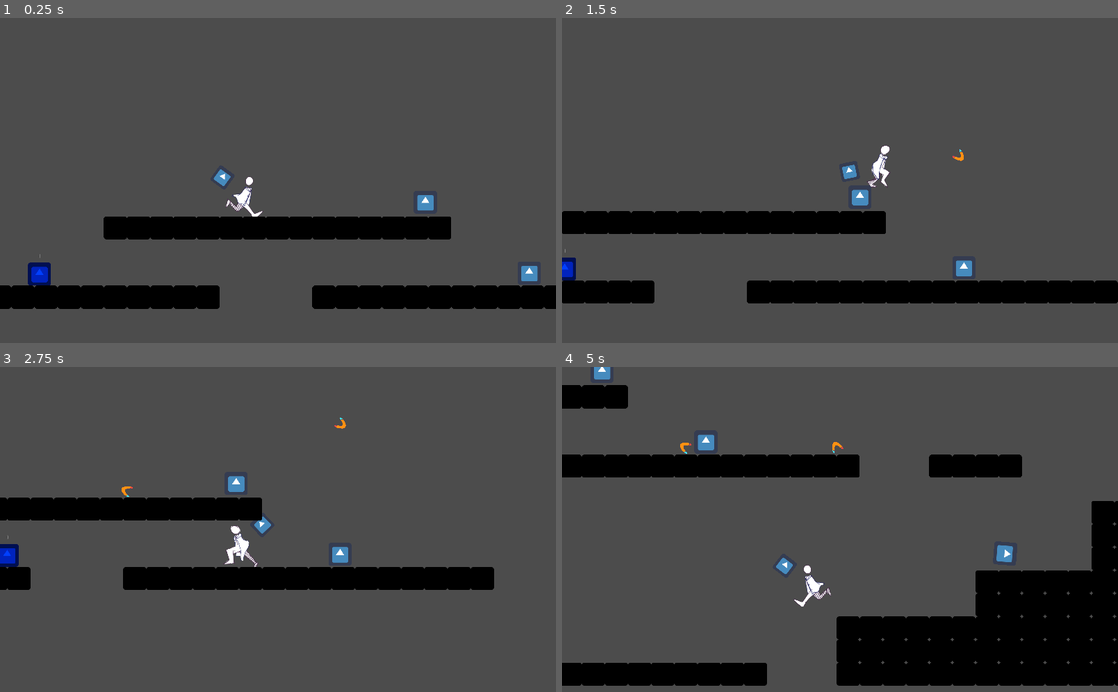
Above: before the commit, frames 1-4 (two rows, left to right).
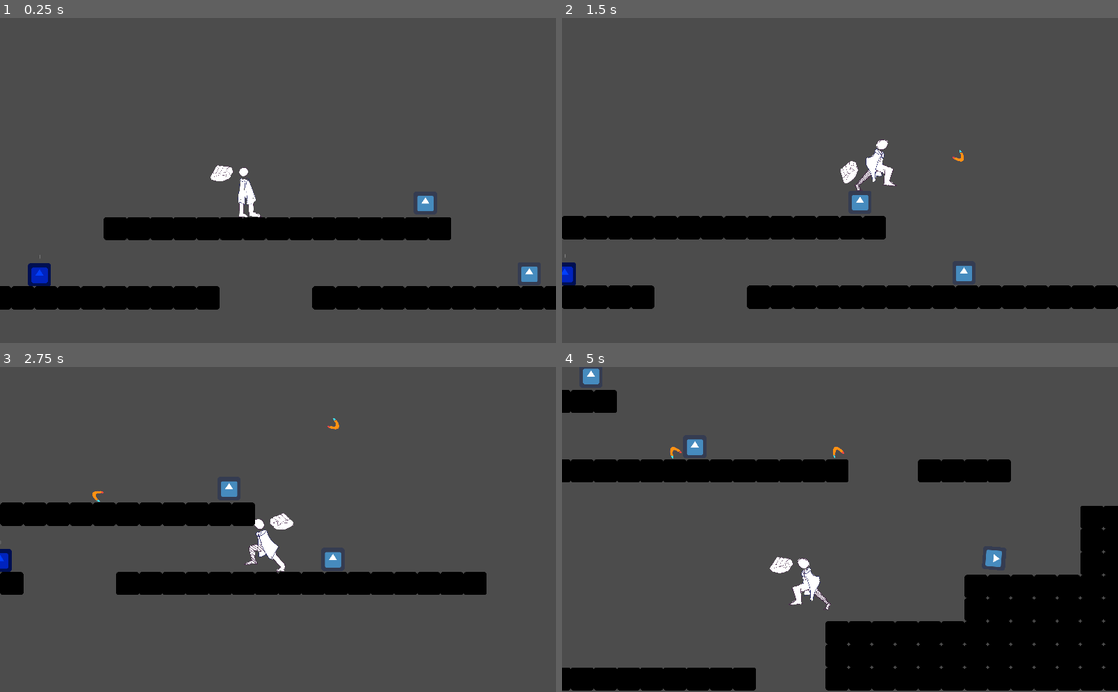
Above: after the commit, the same moments.

Repository: dodo3142/WinterGameJam
Game: Godot game, scene res://Scenes/TestLevel.tscn
The game is run twice, just before and just after one commit, with the same random seed, the same clock (stepped at 60 frames per second) and the same inputs. The engine's default icon, where the game draws it, is replaced by a stand-in: a white triangle on a blue panel in a dark square.
Inputs (mouse positions are in pixels of both pictures, inside the frame that each line leads up to):
- Up to frame 1 (0.25 s): no input
- Up to frame 2 (1.5 s): move the mouse to (962, 164) at 0.52 s; hold Right (Right) from 0.53 s (still down); tap X (Attack) at 0.6 s; tap Z (Jump) at 0.77 s; right-click (962, 164) at 0.8 s; move the mouse to (728, 196) at 1.27 s; right-click (728, 196) at 1.35 s
- Up to frame 3 (2.75 s): tap Z (Jump) at 1.52 s; tap X (Attack) at 1.55, 2.1 s; move the mouse to (333, 458) at 2.02 s; release Right (Right) at 2.03 s; hold Left (Left) from 2.03 s (still down); right-click (333, 458) at 2.3 s
- Up to frame 4 (5 s): move the mouse to (812, 594) at 2.77 s; release Left (Left) at 2.78 s; hold Right (Right) 2.78-4.28 s; right-click (812, 594) at 2.85 s; tap Z (Jump) at 3.02, 3.77, 4.52 s; tap X (Attack) at 3.05, 3.6, 4.55 s; move the mouse to (1006, 578) at 3.52 s; right-click (1006, 578) at 3.8 s; move the mouse to (673, 480) at 4.27 s; hold Left (Left) from 4.28 s (still down); right-click (673, 480) at 4.35 s

The runs differ from the first frame. In frame 1, 1.2% of the frame differs, in the area x 0-100%, y 45-90%; in frame 2, 5.4%; in frame 3, 5.4%; in frame 4, 8.1%, in the area x 0-100%, y 0-100%.

Commit message:
animations

Diff:
--- a/WinterGameJam/Scenes/Player.tscn
+++ b/WinterGameJam/Scenes/Player.tscn
@@ -1,56 +1,302 @@
-[gd_scene load_steps=12 format=2]
-
-[ext_resource path="res://Assets/Protag Sprite Sheet(1).png" type="Texture" id=1]
+[gd_scene load_steps=62 format=2]
+
+[ext_resource path="res://Assets/Protag Sprite Sheet(2).png" type="Texture" id=1]
 [ext_resource path="res://Scripts/Player.gd" type="Script" id=2]
 [ext_resource path="res://Scripts/PlayerCamera.gd" type="Script" id=3]
-[ext_resource path="res://icon.png" type="Texture" id=4]
+[ext_resource path="res://Assets/Hand Sprite Sheet.png" type="Texture" id=4]
 [ext_resource path="res://Scripts/Hand.gd" type="Script" id=5]
+
+[sub_resource type="AtlasTexture" id=9]
+flags = 4
+atlas = ExtResource( 1 )
+region = Rect2( 0, 0, 1000, 1000 )
+
+[sub_resource type="AtlasTexture" id=10]
+flags = 4
+atlas = ExtResource( 1 )
+region = Rect2( 1000, 0, 1000, 1000 )
+
+[sub_resource type="AtlasTexture" id=11]
+flags = 4
+atlas = ExtResource( 1 )
+region = Rect2( 2000, 0, 1000, 1000 )
+
+[sub_resource type="AtlasTexture" id=12]
+flags = 4
+atlas = ExtResource( 1 )
+region = Rect2( 3000, 0, 1000, 1000 )
+
+[sub_resource type="AtlasTexture" id=13]
+flags = 4
+atlas = ExtResource( 1 )
+region = Rect2( 0, 1000, 1000, 1000 )
+
+[sub_resource type="AtlasTexture" id=14]
+flags = 4
+atlas = ExtResource( 1 )
+region = Rect2( 1000, 1000, 1000, 1000 )
+
+[sub_resource type="AtlasTexture" id=15]
+flags = 4
+atlas = ExtResource( 1 )
+region = Rect2( 2000, 1000, 1000, 1000 )
+
+[sub_resource type="AtlasTexture" id=16]
+flags = 4
+atlas = ExtResource( 1 )
+region = Rect2( 3000, 1000, 1000, 1000 )
+
+[sub_resource type="AtlasTexture" id=17]
+flags = 4
+atlas = ExtResource( 1 )
+region = Rect2( 0, 2000, 1000, 1000 )
+
+[sub_resource type="AtlasTexture" id=18]
+flags = 4
+atlas = ExtResource( 1 )
+region = Rect2( 1000, 2000, 1000, 1000 )
+
+[sub_resource type="AtlasTexture" id=19]
+flags = 4
+atlas = ExtResource( 1 )
+region = Rect2( 2000, 2000, 1000, 1000 )
+
+[sub_resource type="AtlasTexture" id=20]
+flags = 4
+atlas = ExtResource( 1 )
+region = Rect2( 3000, 2000, 1000, 1000 )
+
+[sub_resource type="AtlasTexture" id=21]
+flags = 4
+atlas = ExtResource( 1 )
+region = Rect2( 0, 3000, 1000, 1000 )
+
+[sub_resource type="AtlasTexture" id=22]
+flags = 4
+atlas = ExtResource( 1 )
+region = Rect2( 1000, 3000, 1000, 1000 )
+
+[sub_resource type="AtlasTexture" id=23]
+flags = 4
+atlas = ExtResource( 1 )
+region = Rect2( 2000, 3000, 1000, 1000 )
+
+[sub_resource type="AtlasTexture" id=24]
+flags = 4
+atlas = ExtResource( 1 )
+region = Rect2( 3000, 3000, 1000, 1000 )
+
+[sub_resource type="AtlasTexture" id=25]
+flags = 4
+atlas = ExtResource( 1 )
+region = Rect2( 0, 4000, 1000, 1000 )
+
+[sub_resource type="AtlasTexture" id=26]
+flags = 4
+atlas = ExtResource( 1 )
+region = Rect2( 1000, 4000, 1000, 1000 )
+
+[sub_resource type="AtlasTexture" id=27]
+flags = 4
+atlas = ExtResource( 1 )
+region = Rect2( 2000, 4000, 1000, 1000 )
+
+[sub_resource type="AtlasTexture" id=28]
+flags = 4
+atlas = ExtResource( 1 )
+region = Rect2( 3000, 4000, 1000, 1000 )
+
+[sub_resource type="AtlasTexture" id=29]
+flags = 4
+atlas = ExtResource( 1 )
+region = Rect2( 0, 5000, 1000, 1000 )
+
+[sub_resource type="AtlasTexture" id=30]
+flags = 4
+atlas = ExtResource( 1 )
+region = Rect2( 1000, 5000, 1000, 1000 )
+
+[sub_resource type="AtlasTexture" id=31]
+flags = 4
+atlas = ExtResource( 1 )
+region = Rect2( 2000, 5000, 1000, 1000 )
+
+[sub_resource type="AtlasTexture" id=32]
+flags = 4
+atlas = ExtResource( 1 )
+region = Rect2( 3000, 5000, 1000, 1000 )
+
+[sub_resource type="AtlasTexture" id=33]
+flags = 4
+atlas = ExtResource( 1 )
+region = Rect2( 0, 6000, 1000, 1000 )
+
+[sub_resource type="AtlasTexture" id=34]
+flags = 4
+atlas = ExtResource( 1 )
+region = Rect2( 1000, 6000, 1000, 1000 )
+
+[sub_resource type="AtlasTexture" id=35]
+flags = 4
+atlas = ExtResource( 1 )
+region = Rect2( 2000, 6000, 1000, 1000 )
+
+[sub_resource type="AtlasTexture" id=36]
+flags = 4
+atlas = ExtResource( 1 )
+region = Rect2( 3000, 6000, 1000, 1000 )
+
+[sub_resource type="AtlasTexture" id=37]
+flags = 4
+atlas = ExtResource( 1 )
+region = Rect2( 0, 7000, 1000, 1000 )
+
+[sub_resource type="AtlasTexture" id=38]
+flags = 4
+atlas = ExtResource( 1 )
+region = Rect2( 1000, 7000, 1000, 1000 )
+
+[sub_resource type="AtlasTexture" id=39]
+flags = 4
+atlas = ExtResource( 1 )
+region = Rect2( 2000, 7000, 1000, 1000 )
+
+[sub_resource type="AtlasTexture" id=40]
+flags = 4
+atlas = ExtResource( 1 )
+region = Rect2( 3000, 7000, 1000, 1000 )
+
+[sub_resource type="SpriteFrames" id=41]
+animations = [ {
+"frames": [ SubResource( 9 ), SubResource( 10 ), SubResource( 11 ), SubResource( 12 ), SubResource( 13 ), SubResource( 14 ), SubResource( 15 ), SubResource( 16 ), SubResource( 17 ), SubResource( 18 ), SubResource( 19 ), SubResource( 20 ), SubResource( 21 ), SubResource( 22 ), SubResource( 23 ), SubResource( 24 ), SubResource( 25 ), SubResource( 26 ), SubResource( 27 ), SubResource( 28 ) ],
+"loop": true,
+"name": "Idle",
+"speed": 24.0
+}, {
+"frames": [ SubResource( 29 ), SubResource( 30 ), SubResource( 31 ), SubResource( 32 ), SubResource( 33 ), SubResource( 34 ), SubResource( 35 ), SubResource( 36 ), SubResource( 37 ), SubResource( 38 ), SubResource( 39 ), SubResource( 40 ) ],
+"loop": true,
+"name": "Running",
+"speed": 24.0
+} ]
+
+[sub_resource type="AtlasTexture" id=42]
+flags = 4
+atlas = ExtResource( 4 )
+region = Rect2( 2000, 3000, 1000, 1000 )
+
+[sub_resource type="AtlasTexture" id=43]
+flags = 4
+atlas = ExtResource( 4 )
+region = Rect2( 3000, 3000, 1000, 1000 )
+
+[sub_resource type="AtlasTexture" id=44]
+flags = 4
+atlas = ExtResource( 4 )
+region = Rect2( 0, 4000, 1000, 1000 )
+
+[sub_resource type="AtlasTexture" id=45]
+flags = 4
+atlas = ExtResource( 4 )
+region = Rect2( 1000, 4000, 1000, 1000 )
+
+[sub_resource type="AtlasTexture" id=46]
+flags = 4
+atlas = ExtResource( 4 )
+region = Rect2( 2000, 4000, 1000, 1000 )
+
+[sub_resource type="AtlasTexture" id=47]
+flags = 4
+atlas = ExtResource( 4 )
+region = Rect2( 3000, 4000, 1000, 1000 )
+
+[sub_resource type="AtlasTexture" id=48]
+flags = 4
+atlas = ExtResource( 4 )
+region = Rect2( 0, 5000, 1000, 1000 )
+
+[sub_resource type="AtlasTexture" id=49]
+flags = 4
+atlas = ExtResource( 4 )
+region = Rect2( 1000, 5000, 1000, 1000 )
+
+[sub_resource type="AtlasTexture" id=50]
+flags = 4
+atlas = ExtResource( 4 )
+region = Rect2( 2000, 5000, 1000, 1000 )
+
+[sub_resource type="AtlasTexture" id=51]
+flags = 4
+atlas = ExtResource( 4 )
+region = Rect2( 3000, 5000, 1000, 1000 )
+
+[sub_resource type="AtlasTexture" id=57]
+flags = 4
+atlas = ExtResource( 4 )
+region = Rect2( 1000, 1000, 1000, 1000 )
+
+[sub_resource type="AtlasTexture" id=58]
+flags = 4
+atlas = ExtResource( 4 )
+region = Rect2( 2000, 1000, 1000, 1000 )
+
+[sub_resource type="AtlasTexture" id=59]
+flags = 4
+atlas = ExtResource( 4 )
+region = Rect2( 3000, 1000, 1000, 1000 )
+
+[sub_resource type="AtlasTexture" id=60]
+flags = 4
+atlas = ExtResource( 4 )
+region = Rect2( 0, 2000, 1000, 1000 )
+
+[sub_resource type="AtlasTexture" id=61]
+flags = 4
+atlas = ExtResource( 4 )
+region = Rect2( 1000, 2000, 1000, 1000 )
+
+[sub_resource type="AtlasTexture" id=62]
+flags = 4
+atlas = ExtResource( 4 )
+region = Rect2( 2000, 2000, 1000, 1000 )
+
+[sub_resource type="AtlasTexture" id=63]
+flags = 4
+atlas = ExtResource( 4 )
+region = Rect2( 3000, 2000, 1000, 1000 )
+
+[sub_resource type="AtlasTexture" id=64]
+flags = 4
+atlas = ExtResource( 4 )
+region = Rect2( 0, 3000, 1000, 1000 )
+
+[sub_resource type="AtlasTexture" id=65]
+flags = 4
+atlas = ExtResource( 4 )
+region = Rect2( 1000, 3000, 1000, 1000 )
+
+[sub_resource type="SpriteFrames" id=66]
+animations = [ {
+"frames": [ SubResource( 42 ), SubResource( 43 ), SubResource( 44 ), SubResource( 45 ), SubResource( 46 ), SubResource( 47 ), SubResource( 48 ), SubResource( 49 ), SubResource( 50 ), SubResource( 51 ) ],
+"loop": false,
+"name": "Catch",
+"speed": 24.0
+}, {
+"frames": [ SubResource( 57 ), SubResource( 58 ), SubResource( 59 ), SubResource( 60 ), SubResource( 61 ), SubResource( 62 ), SubResource( 63 ), SubResource( 64 ), SubResource( 65 ) ],
+"loop": false,
+"name": "Throw",
+"speed": 24.0
+} ]
 
 [sub_resource type="CircleShape2D" id=8]
 radius = 35.0223
 
 [sub_resource type="CapsuleShape2D" id=3]
-radius = 18.0
-height = 78.0
+radius = 21.0
+height = 98.0
 
 [sub_resource type="CapsuleShape2D" id=7]
-radius = 17.0
-height = 76.0
-
-[sub_resource type="Animation" id=4]
-resource_name = "Idle"
-
-[sub_resource type="Animation" id=5]
-length = 0.001
-tracks/0/type = "value"
-tracks/0/path = NodePath("PlayerSprite:frame")
-tracks/0/interp = 1
-tracks/0/loop_wrap = true
-tracks/0/imported = false
-tracks/0/enabled = true
-tracks/0/keys = {
-"times": PoolRealArray( 0 ),
-"transitions": PoolRealArray( 1 ),
-"update": 0,
-"values": [ 0 ]
-}
-
-[sub_resource type="Animation" id=6]
-resource_name = "Running"
-length = 1.1
-loop = true
-tracks/0/type = "value"
-tracks/0/path = NodePath("PlayerSprite:frame")
-tracks/0/interp = 1
-tracks/0/loop_wrap = true
-tracks/0/imported = false
-tracks/0/enabled = true
-tracks/0/keys = {
-"times": PoolRealArray( 0, 0.1, 0.2, 0.3, 0.4, 0.5, 0.6, 0.7, 0.8, 0.9, 1 ),
-"transitions": PoolRealArray( 1, 1, 1, 1, 1, 1, 1, 1, 1, 1, 1 ),
-"update": 1,
-"values": [ 0, 1, 2, 3, 4, 5, 6, 7, 8, 9, 10 ]
-}
+radius = 19.0
+height = 100.0
 
 [node name="Player" type="KinematicBody2D" groups=["Player"]]
 collision_mask = 8
@@ -59,16 +305,42 @@
 JumpForce = -1000
 BoomerangCount = 3
 
-[node name="PlayerSprite" type="Sprite" parent="."]
-scale = Vector2( 0.5, 0.5 )
-texture = ExtResource( 1 )
-hframes = 4
-vframes = 8
-region_rect = Rect2( 0, 0, 76.1723, 46.8356 )
+[node name="PlayerSprite" type="AnimatedSprite" parent="."]
+scale = Vector2( 0.15, 0.15 )
+frames = SubResource( 41 )
+animation = "Idle"
+
+[node name="Hand" type="Position2D" parent="PlayerSprite"]
+scale = Vector2( 6.66667, 6.66667 )
+script = ExtResource( 5 )
+
+[node name="HandSprite" type="AnimatedSprite" parent="PlayerSprite/Hand"]
+position = Vector2( 85, 0 )
+scale = Vector2( 0.1, 0.1 )
+frames = SubResource( 66 )
+animation = "Catch"
+frame = 9
+playing = true
+
+[node name="HandHitBox" type="Area2D" parent="PlayerSprite/Hand/HandSprite" groups=["Player"]]
+position = Vector2( 0, 10 )
+scale = Vector2( 8, 8 )
+
+[node name="CollisionShape2D" type="CollisionShape2D" parent="PlayerSprite/Hand/HandSprite/HandHitBox"]
+shape = SubResource( 8 )
+
+[node name="CatchHitBox" type="Area2D" parent="PlayerSprite/Hand/HandSprite" groups=["Catch"]]
+position = Vector2( 0, 10 )
+scale = Vector2( 8, 8 )
+
+[node name="CollisionShape2D" type="CollisionShape2D" parent="PlayerSprite/Hand/HandSprite/CatchHitBox"]
+modulate = Color( 0.00784314, 0.976471, 0, 1 )
+shape = SubResource( 8 )
+disabled = true
 
 [node name="Camera2D" type="Camera2D" parent="PlayerSprite"]
-position = Vector2( 170, 2 )
-scale = Vector2( 2, 2 )
+position = Vector2( 566.667, 6.66667 )
+scale = Vector2( 6.66667, 6.66667 )
 current = true
 zoom = Vector2( 1.5, 1.5 )
 process_mode = 0
@@ -82,30 +354,9 @@
 editor_draw_drag_margin = true
 script = ExtResource( 3 )
 
-[node name="Hand" type="Position2D" parent="PlayerSprite"]
-scale = Vector2( 2, 2 )
-script = ExtResource( 5 )
-
-[node name="HandSprite" type="Sprite" parent="PlayerSprite/Hand"]
-position = Vector2( 85, 1 )
-scale = Vector2( 0.8, 0.8 )
-texture = ExtResource( 4 )
-
-[node name="HandHitBox" type="Area2D" parent="PlayerSprite/Hand/HandSprite" groups=["Player"]]
-
-[node name="CollisionShape2D" type="CollisionShape2D" parent="PlayerSprite/Hand/HandSprite/HandHitBox"]
-shape = SubResource( 8 )
-
-[node name="CatchHitBox" type="Area2D" parent="PlayerSprite/Hand/HandSprite" groups=["Catch"]]
-
-[node name="CollisionShape2D" type="CollisionShape2D" parent="PlayerSprite/Hand/HandSprite/CatchHitBox"]
-modulate = Color( 0.00784314, 0.976471, 0, 1 )
-shape = SubResource( 8 )
-disabled = true
-
 [node name="CollisionShape2D" type="CollisionShape2D" parent="."]
-visible = false
 modulate = Color( 0, 1, 0.858824, 1 )
+position = Vector2( 0, 1 )
 shape = SubResource( 3 )
 
 [node name="CoyoteTimer" type="Timer" parent="."]
@@ -121,16 +372,11 @@
 one_shot = true
 
 [node name="PlayerHitBox" type="Area2D" parent="." groups=["Player"]]
-visible = false
 
 [node name="CollisionShape2D" type="CollisionShape2D" parent="PlayerHitBox"]
 modulate = Color( 0, 1, 0.180392, 1 )
+position = Vector2( 0, 1 )
 shape = SubResource( 7 )
-
-[node name="AnimationPlayer" type="AnimationPlayer" parent="."]
-anims/Idle = SubResource( 4 )
-anims/RESET = SubResource( 5 )
-anims/Running = SubResource( 6 )
 
 [connection signal="Grounded_Update" from="." to="PlayerSprite/Camera2D" method="_on_Player_Grounded_Update"]
 [connection signal="timeout" from="CoyoteTimer" to="." method="_on_CoyoteTimer_timeout"]
--- a/WinterGameJam/Scripts/Player.gd
+++ b/WinterGameJam/Scripts/Player.gd
@@ -29,7 +29,6 @@
 onready var CoyoteJump = $CoyoteTimer
 onready var JumpBuffring = $JumpBuffring
 onready var CatchTimer = $CatchTimer
-onready var Anim = $AnimationPlayer
 onready var Hand = $PlayerSprite/Hand/HandSprite
 onready var CatchBox = $PlayerSprite/Hand/HandSprite/CatchHitBox/CollisionShape2D
 onready var Boomerang = preload("res://Scenes/boomerang.tscn")
@@ -71,10 +70,10 @@
 	#lerp velocity to get acceleration feel
 	if HorizontalDir != 0:
 		velocity.x = lerp(velocity.x, HorizontalDir * Speed, acceleration)
-		Anim.play("Running")
+		PlayerSprite.play("Running")
 	else:
 		velocity.x = lerp(velocity.x, 0.0, friction)
-		Anim.play("Idle")
+		PlayerSprite.play("Idle")
 
 func Jumping():
 
@@ -101,13 +100,15 @@
 
 func Attack():
 	if Input.is_action_just_pressed("Attack") && BoomerangCount > 0:
-			var b = Boomerang.instance()
-			b.Hand = Hand
-			add_child(b)
-			BoomerangCount -= 1
+		Hand.play("Throw")
+		var b = Boomerang.instance()
+		b.Hand = Hand
+		add_child(b)
+		BoomerangCount -= 1
 
 func Catch():
 	if Input.is_action_just_pressed("Throw"):
+		Hand.play("Catch")
 		CatchBox.disabled = false
 		CatchTimer.start()
 
Binary file added: WinterGameJam/Assets/Hand Sprite Sheet.png
Not shown, added: WinterGameJam/Assets/Hand Sprite Sheet.png.import
Binary file added: WinterGameJam/Assets/Protag Sprite Sheet(2).png
Not shown, added: WinterGameJam/Assets/Protag Sprite Sheet(2).png.import
